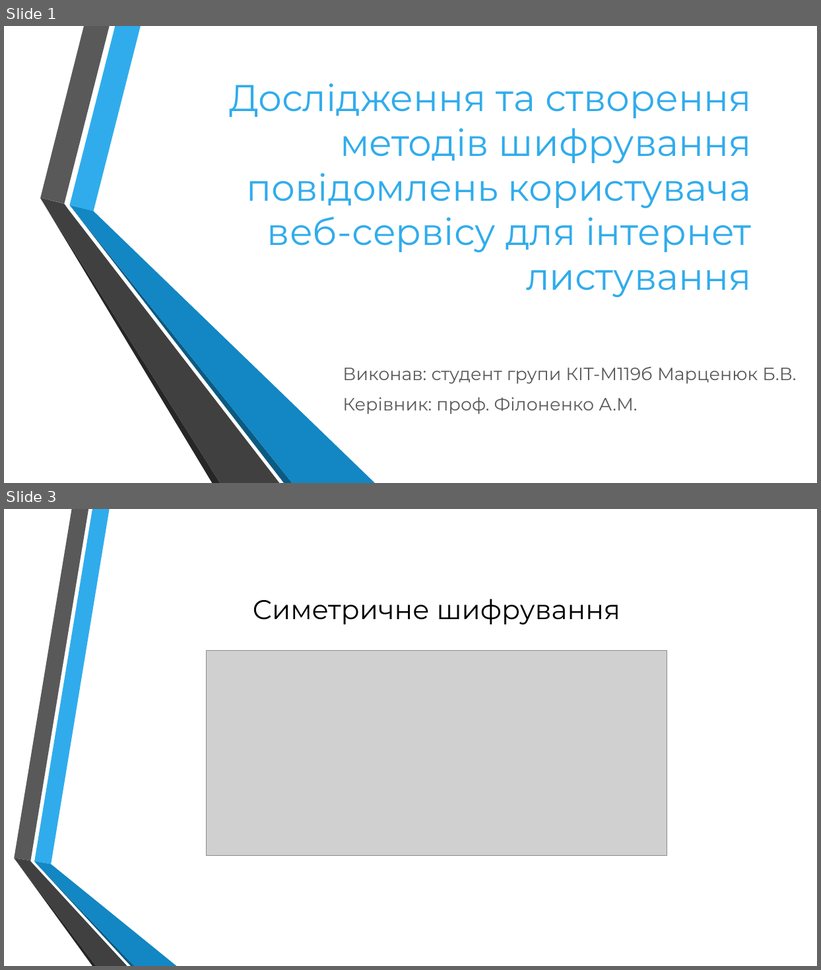
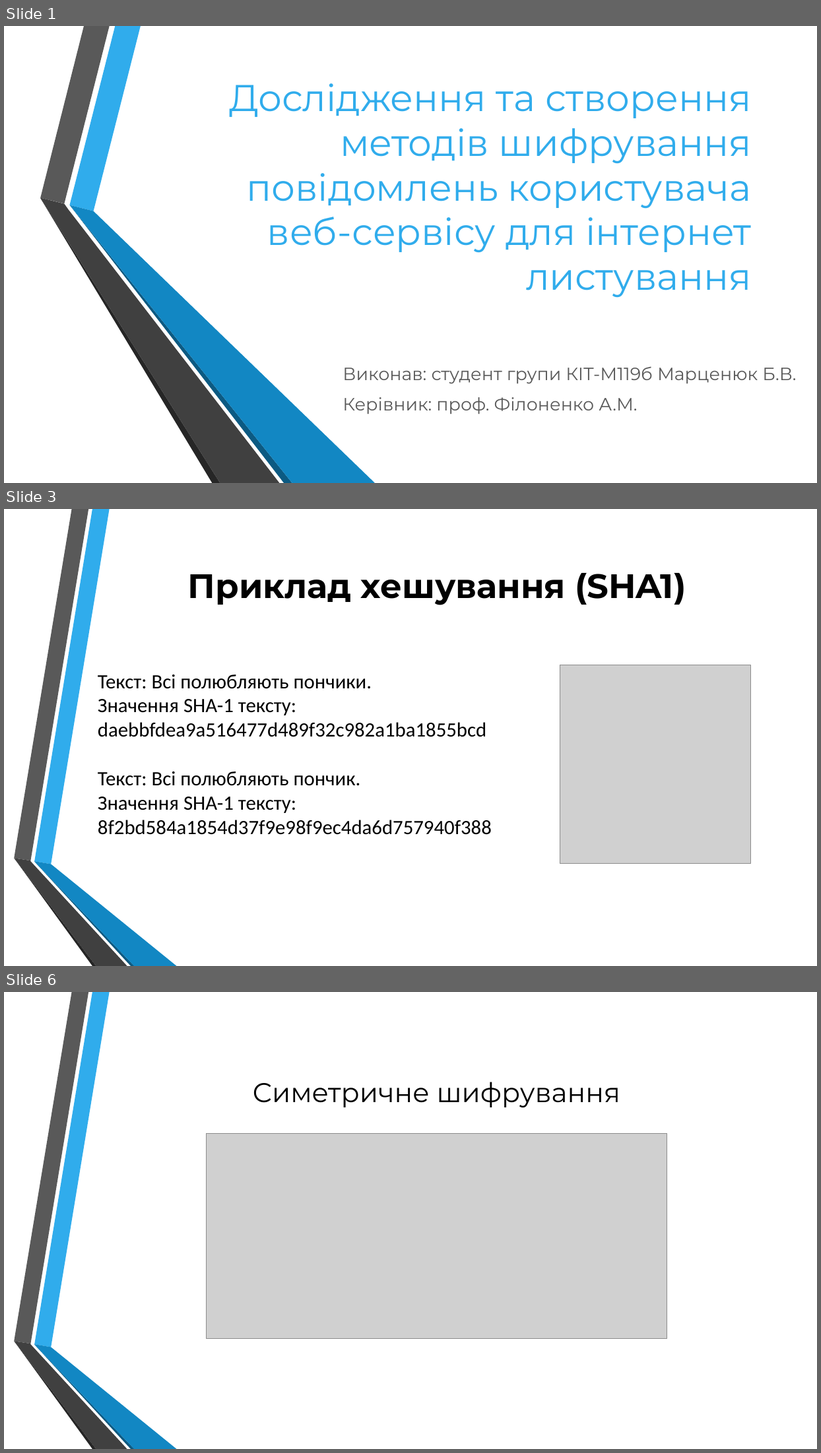
Before and after one commit to martseniukbohdan/diplom, a slide deck: ____Презентации/Марценюк.pptx. Shown one above the other, each under a label of ours: slides 1 and 3 before the commit, slides 1, 3 and 6 after it; the slides between them are not shown. The pictures are 821x970 and 821x1453 pixels, drawn with LibreOffice and Linux fonts; fonts in the diff are those of the drawing; grey boxes stand for pictures; background and template pictures are left out. Boxes give left, top, right and bottom in pixels: in the first picture for what was removed or moved away, otherwise in the second. Text is boxed around its words. In the diff, an @@ line names an element or a change of style, - is before the commit and + after.

```diff
--- a/____Презентации/Марценюк.pptx
+++ b/____Презентации/Марценюк.pptx
@@ slide 3 added at box(4, 509, 817, 966), background picture (left out); not listed: 6 template elements that a slide beside it also shows @@
@@ title added at box(188, 573, 686, 605), 40 pt, text #000000, bold @@
+Приклад хешування (SHA1)
@@ picture added at box(560, 665, 750, 863) @@
@@ text added at box(98, 675, 492, 835), 24 pt, text #000000 @@
+Текст: Всі полюбляють пончики.
+Значення SHA-1 тексту:
+daebbfdea9a516477d489f32c982a1ba1855bcd
+Текст: Всі полюбляють пончик.
+Значення SHA-1 тексту:
+8f2bd584a1854d37f9e98f9ec4da6d757940f388
@@ what was slide 3 is now slide 6 @@
```
Also in this commit, not shown: 3 slides changed, 7 other slides added, 8 slides removed, 48 other files.
